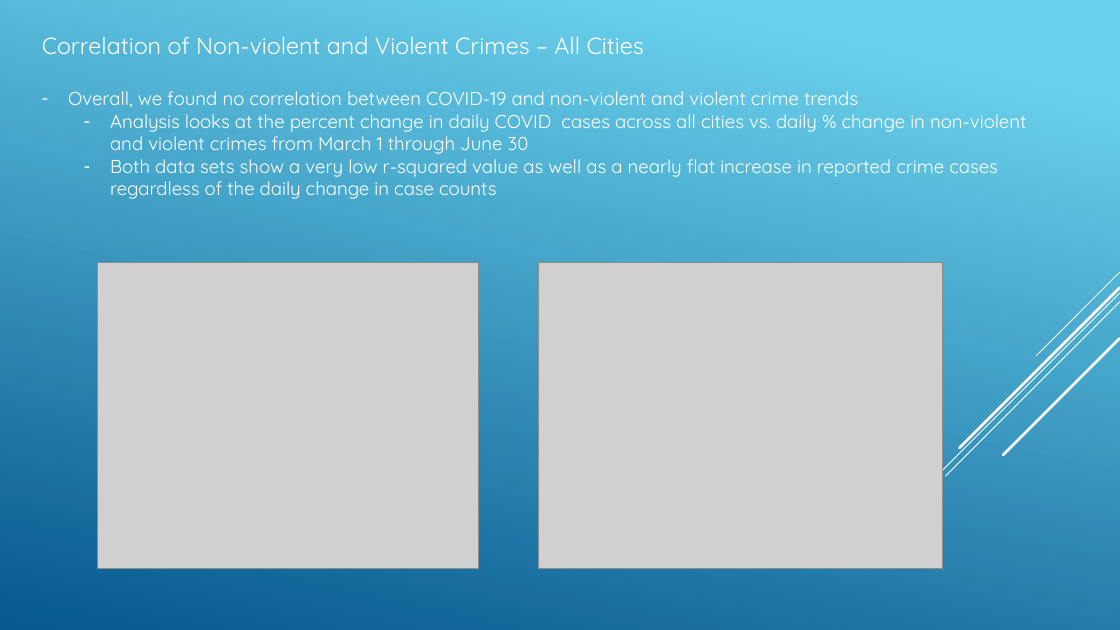
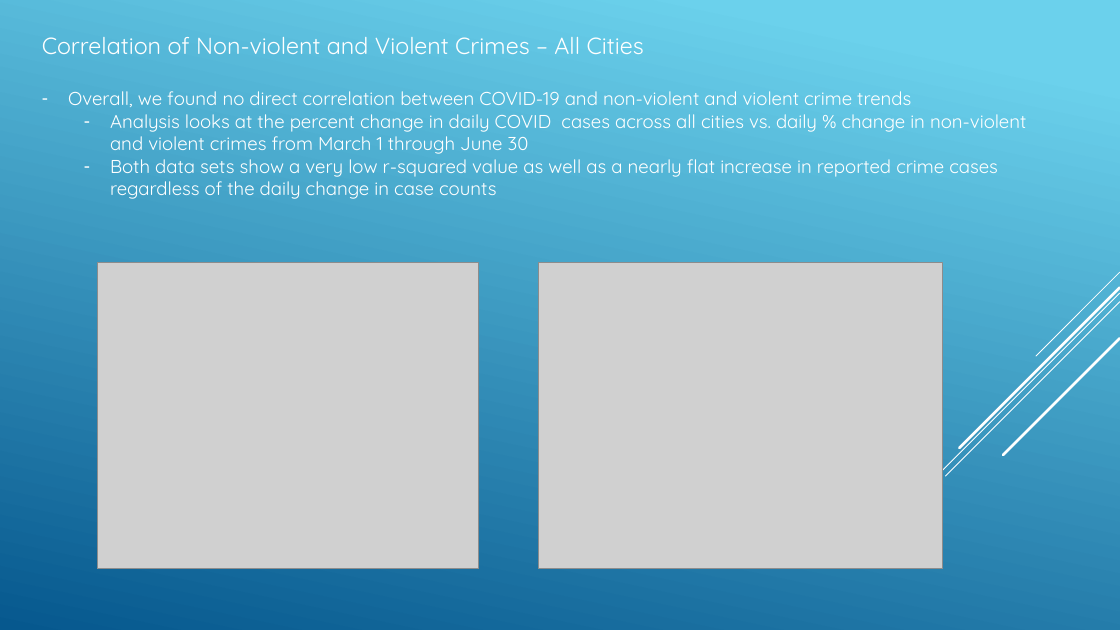
Before and after one commit to angelabanko/Project_1, a slide deck: slide 6 of Draft Presentation_v1.pptx. Drawn at 1120x630 pixels with LibreOffice and Linux fonts; fonts in the diff are those of the drawing; grey boxes stand for pictures. Boxes give left, top, right and bottom in pixels: in the first picture for what was removed or moved away, otherwise in the second. Text is boxed around its words. In the diff, an @@ line names an element or a change of style, - is before the commit and + after.

```diff
--- a/Draft Presentation_v1.pptx
+++ b/Draft Presentation_v1.pptx
@@ text at (x1=68, y1=91, x2=911, y2=107): text changed @@
-– Overall, we found no correlation between COVID-19 and non-violent and violent crime trends
+– Overall, we found no direct correlation between COVID-19 and non-violent and violent crime trends
```
Also in this commit, not shown: 5 other slides changed, 3 slides added, 4 slides removed, 5 other files.
